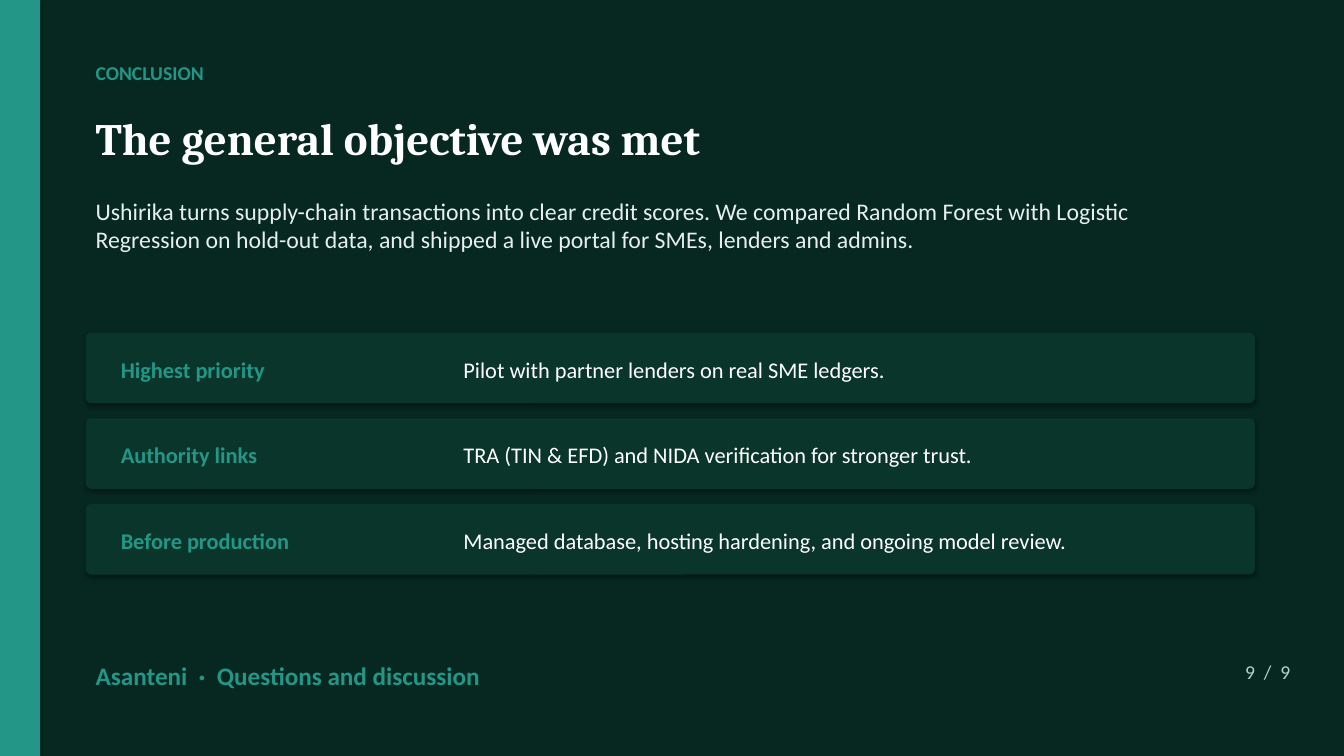
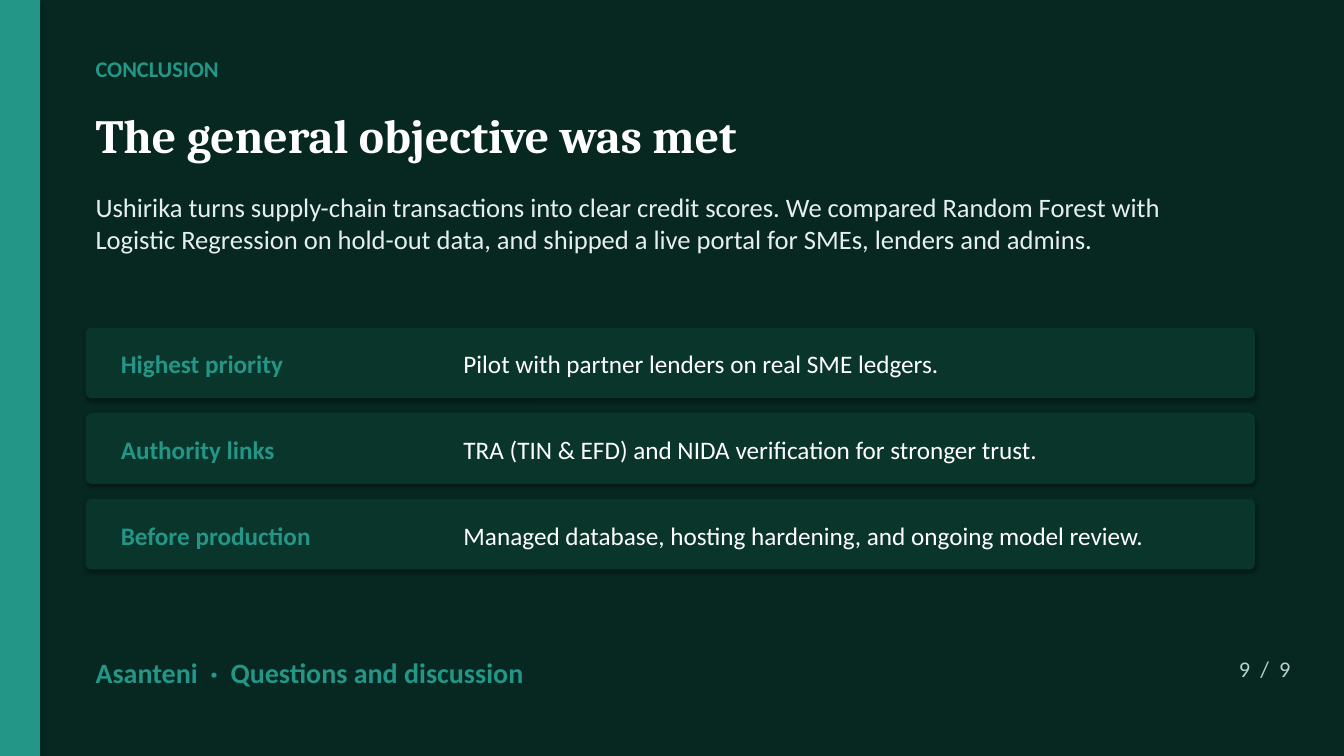
Before and after one commit to Dmmkuliku/ushirika-sme-credit, a slide deck: slide 9 of Presentation/Ushirika_Group15_Defence_Presentation.pptx. Drawn at 1344x756 pixels with LibreOffice and Linux fonts; fonts in the diff are those of the drawing. Boxes give left, top, right and bottom in pixels: in the first picture for what was removed or moved away, otherwise in the second. Text is boxed around its words. In the diff, an @@ line names an element or a change of style, - is before the commit and + after.

```diff
--- a/Presentation/Ushirika_Group15_Defence_Presentation.pptx
+++ b/Presentation/Ushirika_Group15_Defence_Presentation.pptx
@@ text "CONCLUSION" at bbox=[96, 62, 219, 77]: size 14 to 16 pt @@
@@ text "The general objective was met" at bbox=[96, 120, 736, 163]: size 32 to 34 pt @@
@@ text "Ushirika turns supply-chain transactions into ..." at bbox=[96, 198, 1160, 254]: size 17 to 19 pt @@
@@ 3 texts, 3 rounded rectangles: place and size @@
-3 texts, 3 rounded rectangles at bbox=[86, 333, 1255, 575]
+3 texts, 3 rounded rectangles at bbox=[86, 328, 1255, 570]
@@ size 16 to 18 pt in 6 elements at bbox=[121, 355, 283, 377], bbox=[463, 355, 938, 378], bbox=[121, 441, 275, 463], bbox=[463, 440, 1037, 464], bbox=[121, 527, 311, 549], bbox=[463, 527, 1143, 550] @@
@@ text "Asanteni · Questions and discussion" at bbox=[96, 663, 523, 687]: size 18 to 20 pt @@
@@ text "9 / 9" at bbox=[1239, 662, 1290, 677]: size 14 to 16 pt @@
```
Also in this commit, not shown: 8 other slides changed, 2 other files.
